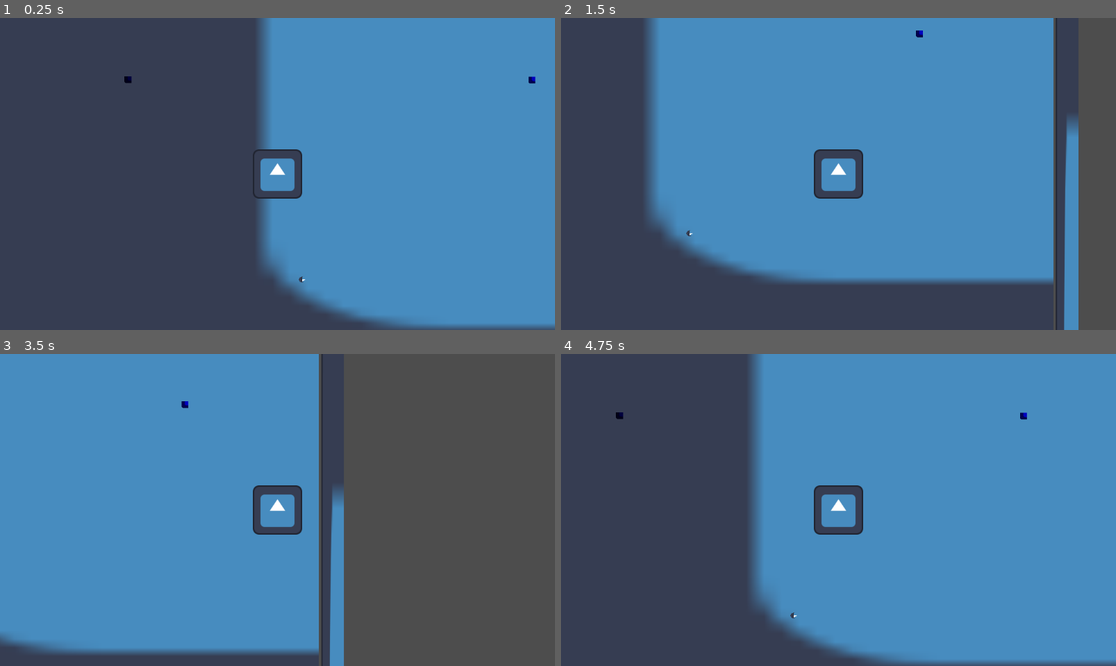
Above: before the commit, frames 1-4 (two rows, left to right).
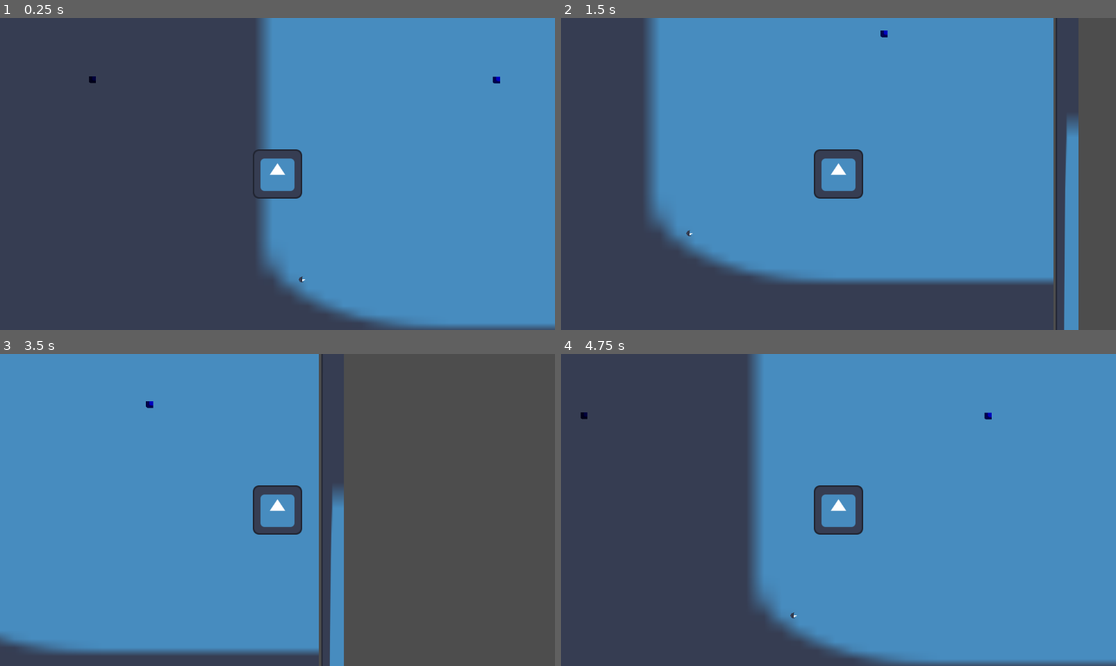
Above: after the commit, the same moments.

Repository: RichardPolivka/cs-final-project-2025
Game: Godot game, scene res://level_1.tscn
Same seed, same stepped clock (60 frames per second), same inputs: the game is played once before the commit and once after it. The project has no main scene, so this scene is started directly. The engine's default icon, where the game draws it, is replaced by a stand-in: a white triangle on a blue panel in a dark square.
Inputs:
- Up to frame 1 (0.25 s): no input
- Up to frame 2 (1.5 s): tap Enter at 0.5 s; hold Right (RIGHT) 0.53-1.28 s; hold Down (DOWN) from 1.28 s (still down)
- Up to frame 3 (3.5 s): release Down (DOWN) at 2.03 s; hold Right (RIGHT) 2.03-2.78 s; hold Up (UP) from 2.78 s (still down)
- Up to frame 4 (4.75 s): release Up (UP) at 3.53 s; hold Left (LEFT) from 3.53 s (still down)

The runs differ from the first frame. In frame 1, 0.1% of the frame differs, in the area x 16-97%, y 18-21%; in frame 2, less than 0.1%; in frame 3, less than 0.1%; in frame 4, 0.1%, in the area x 3-84%, y 18-21%.
Error before the commit: Parse Error: Unexpected "Indent" in class body. (res://area_2d.gd:5)

Commit message:
stuff fuck work

Diff:
--- a/new-game-project/area_2d.gd
+++ /dev/null
@@ -1,5 +0,0 @@
-extends Area2D
-
-
-
-	pass # Replace with function body.
--- a/new-game-project/changer.gd
+++ /dev/null
@@ -1,8 +0,0 @@
-extends Area3D
-
-
-@export var change_to_color: String = "blue"
-
-func _on_body_entered(body):
-	if body.is_in_group("player"):  # Add your player to the "player" group
-		body.set_color(change_to_color)
--- a/new-game-project/changer.tscn
+++ b/new-game-project/changer.tscn
@@ -1,9 +1,9 @@
-[gd_scene load_steps=5 format=3 uid="uid://bjnca88208d68"]
+[gd_scene load_steps=4 format=3 uid="uid://bjnca88208d68"]
 
-[ext_resource type="Script" uid="uid://cw57l3u4jgpm6" path="res://area_2d.gd" id="1_eyyna"]
 [ext_resource type="Texture2D" uid="uid://b2wjw3qa15h2u" path="res://icon.svg" id="2_eyyna"]
 
 [sub_resource type="RectangleShape2D" id="RectangleShape2D_qhpma"]
+size = Vector2(29, 22)
 
 [sub_resource type="SphereMesh" id="SphereMesh_fjal4"]
 radius = 10.401
@@ -12,12 +12,14 @@
 [node name="changer" type="Node2D"]
 
 [node name="Area2D" type="Area2D" parent="."]
-script = ExtResource("1_eyyna")
 
 [node name="CollisionShape2D" type="CollisionShape2D" parent="Area2D"]
+position = Vector2(1.5, -1)
 shape = SubResource("RectangleShape2D_qhpma")
 
 [node name="MeshInstance2D" type="MeshInstance2D" parent="Area2D"]
 position = Vector2(0, -1)
 mesh = SubResource("SphereMesh_fjal4")
 texture = ExtResource("2_eyyna")
+
+[connection signal="body_entered" from="Area2D" to="Area2D" method="_on_body_entered"]
--- a/new-game-project/level_1.tscn
+++ b/new-game-project/level_1.tscn
@@ -40,7 +40,7 @@
 
 [node name="colourchangingwall" parent="." instance=ExtResource("4_ihfcg")]
 self_modulate = Color(0, 1, 0, 1)
-position = Vector2(399, -295)
+position = Vector2(307, -295)
 
 [node name="colourchangingwall2" parent="colourchangingwall" instance=ExtResource("4_ihfcg")]
 modulate = Color(0.796078, 0.223529, 0.313726, 1)
--- a/new-game-project/player.gd
+++ b/new-game-project/player.gd
@@ -1,6 +1,16 @@
 extends CharacterBody2D
 
 @export var speed = 600
+
+
+@onready var sprite = $Sprite2D # Assuming the sprite is a child of the CharacterBody2D
+
+func _on_area_2d_area_entered(area):
+
+	if area.name == "changer": # Replace "Area2DName" with the actual name of your Area2D
+		# Load a new texture (replace "new_sprite.png" with your desired texture)
+		var new_texture = load("res://download.png")
+		sprite.texture = new_texture
 
 func get_input():
 	var input_direction = Input.get_vector("LEFT", "RIGHT", "UP", "DOWN")
--- a/new-game-project/walls.tscn
+++ b/new-game-project/walls.tscn
@@ -17,7 +17,6 @@
 
 [node name="CollisionShape2D" type="CollisionShape2D" parent="StaticBody2D"]
 position = Vector2(88.2029, -204.5)
-scale = Vector2(1, 1)
 shape = SubResource("RectangleShape2D_ftpcs")
 
 [node name="MeshInstance2D" type="MeshInstance2D" parent="."]
Not shown, removed: new-game-project/area_2d.gd.uid
Not shown, removed: new-game-project/changer.gd.uid
Binary file added: new-game-project/download.png
Not shown, added: new-game-project/download.png.import
